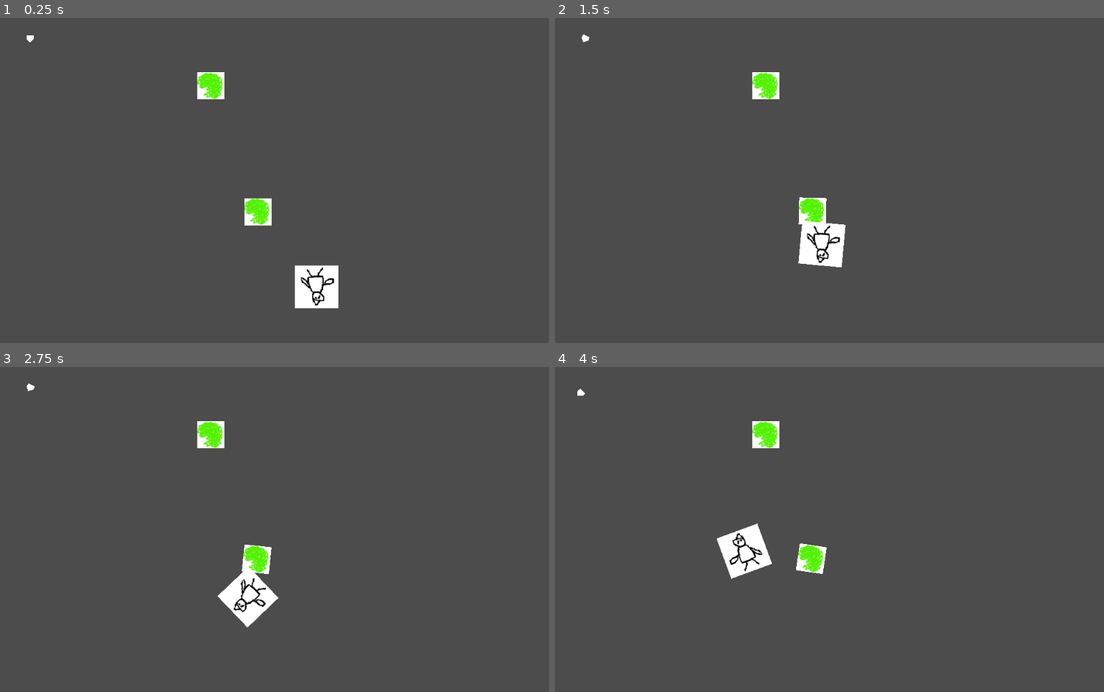
Above: before the commit, frames 1-4 (two rows, left to right).
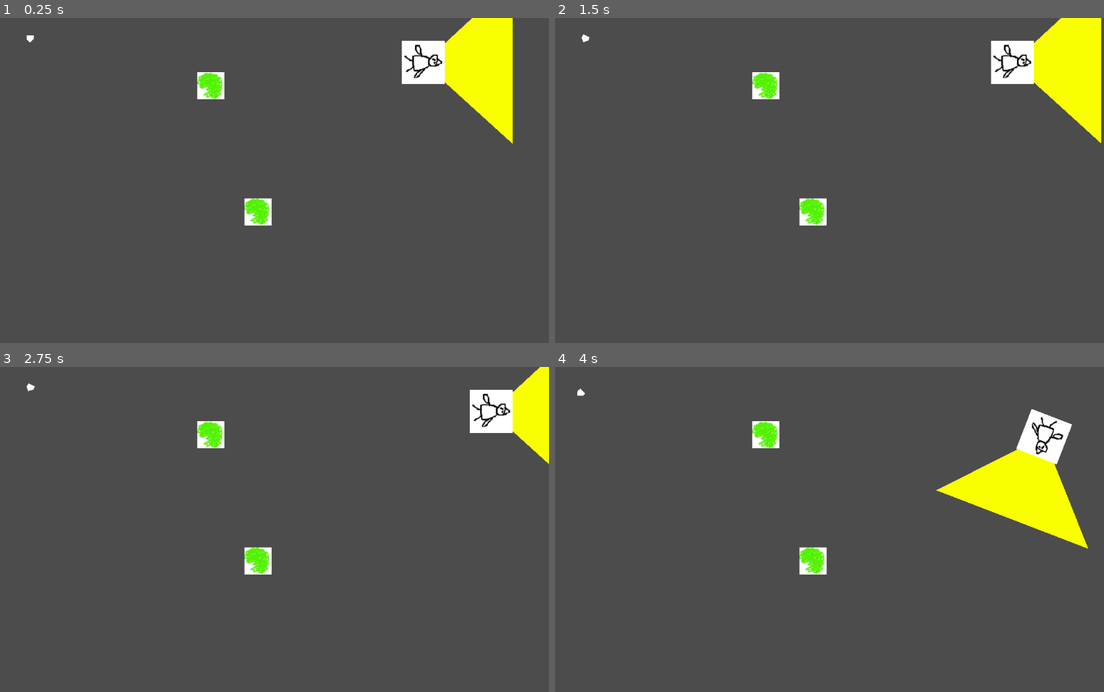
Above: after the commit, the same moments.

Repository: GameDrivenDesign/HareDerLage
Game: Godot game, scene res://game/game.tscn
Two runs of this game, one before a commit and one after it. Both use one fixed random seed, a clock stepped at 60 frames per second and the inputs below.
Inputs:
- Up to frame 1 (0.25 s): no input
- Up to frame 2 (1.5 s): hold D (right) 0.53-1.28 s; hold A (left) from 1.28 s (still down)
- Up to frame 3 (2.75 s): release A (left) at 2.03 s; hold D (right) from 2.03 s (still down)
- Up to frame 4 (4 s): release D (right) at 2.78 s; hold W (up) 2.78-3.53 s; hold A (left) from 3.53 s (still down)

The runs differ from the first frame. In frame 1, 5.5% of the frame differs, in the area x 53-94%, y 0-90%; in frame 2, 5.5%; in frame 3, 3.7%; in frame 4, 6.2%, in the area x 29-98%, y 13-66%.

Commit message:
the chicken has a way

Diff:
--- a/game/game.gd
+++ b/game/game.gd
@@ -11,7 +11,7 @@
 func spawn_chicken(pos):
 	var chicken = preload("res://spr_chickenWing.tscn").instance()
 	chicken.position = pos
-	chicken.target = $spaceship
+	chicken.player = $spaceship
 
 	add_child(chicken)
 
--- a/game/game.tscn
+++ b/game/game.tscn
@@ -1,8 +1,15 @@
-[gd_scene load_steps=4 format=2]
+[gd_scene load_steps=5 format=2]
 
 [ext_resource path="res://game/game.gd" type="Script" id=1]
 [ext_resource path="res://comet/comet.tscn" type="PackedScene" id=2]
 [ext_resource path="res://spaceship.tscn" type="PackedScene" id=3]
+
+[sub_resource type="Curve2D" id=1]
+
+bake_interval = 5.0
+_data = {
+"points": PoolVector2Array( 0, 0, 0, 0, -140.647, -264.638, 0, 0, 0, 0, 11.1038, -264.638, 0, 0, 0, 0, -48.116, -111.037, 0, 0, 0, 0, -144.348, 77.726, 0, 0, 0, 0, -205.419, 155.452, 0, 0, 0, 0, -346.066, 196.166, 0, 0, 0, 0, -636.613, 199.867, 0, 0, 0, 0, -801.318, 85.1284, 0, 0, 0, 0, -695.832, -96.2321, 0, 0, 0, 0, -290.547, -138.796, 0, 0, 0, 0, -268.34, -218.373, 0, 0, 0, 0, -236.879, -294.248, 0, 0, 0, 0, -162.854, -222.074, 0, 0, 0, 0, -140.647, -262.788 )
+}
 
 [node name="Node2D" type="Node2D" index="0"]
 
@@ -17,3 +24,21 @@
 position = Vector2( 487.563, 357.535 )
 
 [node name="spaceship" parent="." index="2" instance=ExtResource( 3 )]
+
+[node name="Path2D" type="Path2D" parent="." index="3"]
+
+position = Vector2( 920.854, 346.284 )
+curve = SubResource( 1 )
+
+[node name="PathFollow2D" type="PathFollow2D" parent="Path2D" index="0"]
+
+position = Vector2( -140.647, -264.638 )
+rotation = 1.5708
+offset = 0.0
+h_offset = 0.0
+v_offset = 0.0
+rotate = true
+cubic_interp = true
+loop = true
+lookahead = 4.0
+_sections_unfolded = [ "Transform" ]
--- a/spr_chickenWing.gd
+++ b/spr_chickenWing.gd
@@ -3,7 +3,8 @@
 # class member variables go here, for example:
 # var a = 2
 # var b = "textvar"
-var speed = 150
+var speed = 50
+var player = null
 var target = null
 
 func _ready():
@@ -12,7 +13,15 @@
 	pass
 
 func _physics_process(dt):
-	if target:
-		var delta = target.position - position
-		var movement = delta.normalized() * speed
-		applied_force = movement
+	#if target:
+	#	var delta = target.position - position
+	#	var movement = delta.normalized() * speed
+	#	applied_force = movement
+	var follow = get_node("../Path2D/PathFollow2D")
+	follow.loop = true
+	follow.cubic_interp = true
+	follow.rotate = true
+	follow.offset += speed * dt
+	var start = position
+	position = get_node("../Path2D").position + follow.position
+	rotation = follow.rotation - PI / 2
--- a/spr_chickenWing.tscn
+++ b/spr_chickenWing.tscn
@@ -30,12 +30,38 @@
 angular_velocity = 0.0
 angular_damp = -1.0
 script = ExtResource( 1 )
-_sections_unfolded = [ "Linear", "Transform" ]
+_sections_unfolded = [ "Transform", "Z Index" ]
 
 [node name="Sprite" type="Sprite" parent="." index="0"]
 
+z_index = 2
 texture = ExtResource( 2 )
+_sections_unfolded = [ "Z Index" ]
 
 [node name="CollisionShape2D" type="CollisionShape2D" parent="." index="1"]
 
+z_index = 2
 shape = SubResource( 1 )
+_sections_unfolded = [ "Z Index" ]
+
+[node name="Polygon2D" type="Polygon2D" parent="." index="2"]
+
+z_index = 1
+polygon = PoolVector2Array( -1.42016, 0.222259, -150.258, 163.895, 150.258, 163.895 )
+uv = PoolVector2Array(  )
+color = Color( 0.984314, 1, 0, 1 )
+vertex_colors = PoolColorArray(  )
+offset = Vector2( 0, 0 )
+antialiased = false
+texture = null
+texture_offset = Vector2( 0, 0 )
+texture_scale = Vector2( 1, 1 )
+texture_rotation_degrees = 0.0
+invert_enable = false
+invert_border = 100.0
+_sections_unfolded = [ "Z Index" ]
+
+[node name="CollisionPolygon2D" type="CollisionPolygon2D" parent="Polygon2D" index="0"]
+
+build_mode = 0
+polygon = PoolVector2Array( -14.2486, 12.4253, -150.258, 163.304, 150.258, 163.895, 12.3056, 13.017 )
